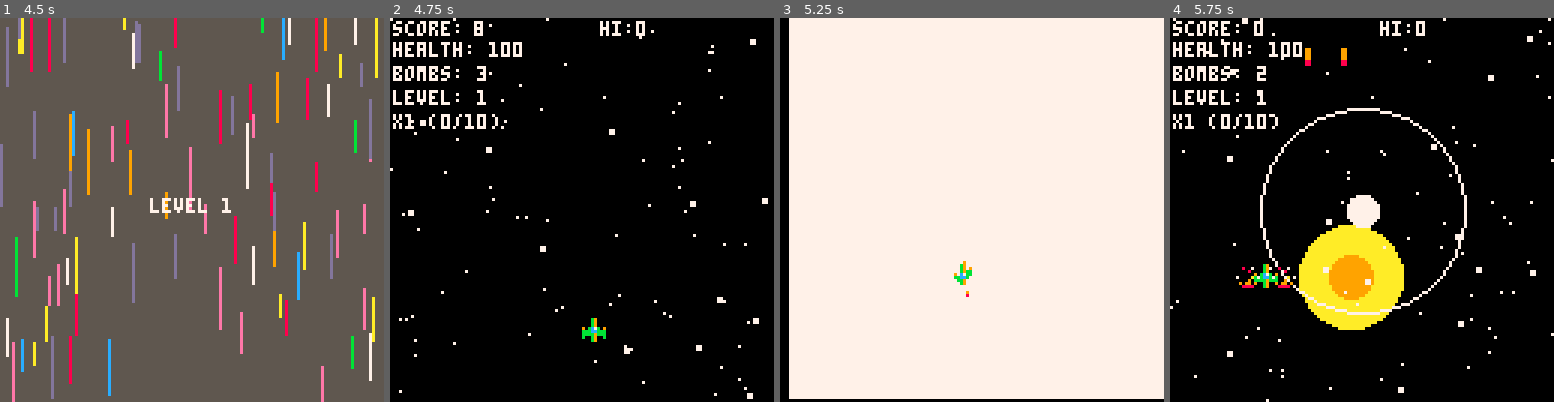
Above: before the commit, frames 1-4 (left to right).
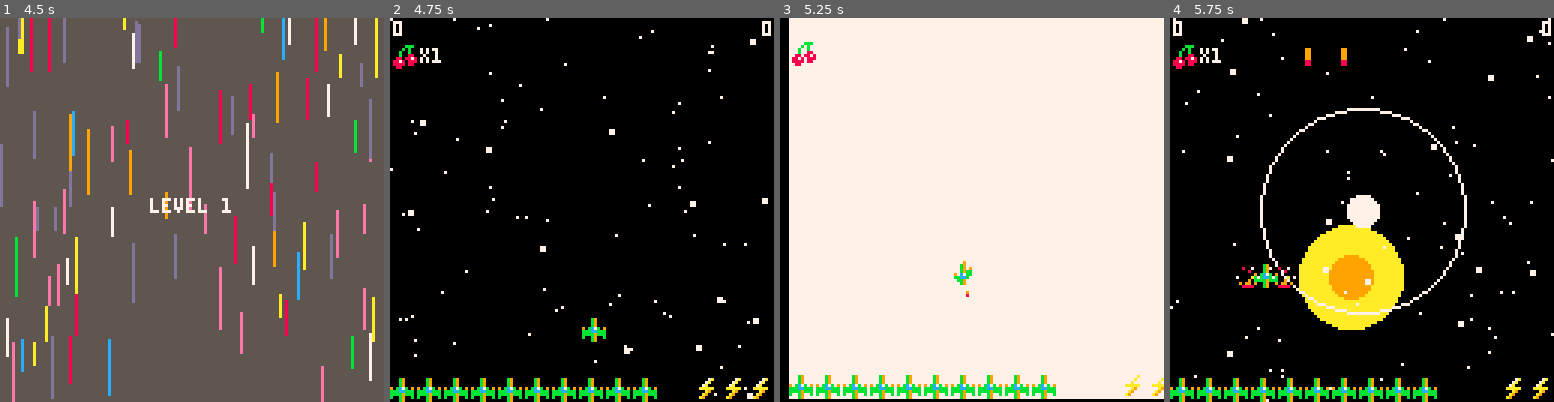
Above: after the commit, the same moments.

Repository: goblindriver/murdercrab
Game: PICO-8 cartridge pico8/murdercrab.p8
Same seed, same stepped clock (60 frames per second), same inputs: the game is played once before the commit and once after it.
Inputs:
- Up to frame 1 (4.5 s): tap X (X key) at 0.33, 1.07, 1.85, 2.97, 4.08 s; tap O (Z key) at 0.7, 1.7, 2.1, 2.5, 2.9, 3.3, 3.7, 4.1 s; hold Right 1.6-2.1 s; hold Up 2.15-2.42 s; hold Right 2.47-3.03 s; hold Left 3.08-3.58 s; hold Down 3.63-3.97 s; hold Right from 4.02 s (still down)
- Up to frame 2 (4.75 s): tap O (Z key) at 4.5 s; release Right at 4.68 s; hold Up from 4.73 s (still down)
- Up to frame 3 (5.25 s): tap O (Z key) at 4.9 s; release Up at 5.03 s; hold Left from 5.08 s (still down); tap X (X key) at 5.2 s
- Up to frame 4 (5.75 s): tap O (Z key) at 5.3, 5.7 s; release Left at 5.68 s; hold Down from 5.73 s (still down)

Frame 1 is identical in both runs. In frame 2, 4.9% of the frame differs, in the area x 0-100%, y 0-100%; in frame 3, 2.3%; in frame 4, 4.8%.

Commit message:
ui: strip text labels, iconic HUD with ship lives and cherry multiplier
Remove all word labels (health, bombs, level, score, hi). Score and
hi-score are just numbers top-left/right. Lives shown as ship sprites
bottom-left (capped at 10 displayed). Bombs as bomb sprites bottom-
right. Cherry sprite + multiplier replaces streak counter. Level
display removed entirely. HP stays at 100 for TLB testing.

Co-Authored-By: Claude Opus 4.6 (1M context) <noreply@anthropic.com>

Diff:
--- a/pico8/murdercrab.p8
+++ b/pico8/murdercrab.p8
@@ -1634,22 +1634,12 @@
 
   -- draw HUD
   local hiscore = high_scores[1].score
-  local hi_text = score_fmt(hiscore)
-  local sc_text = score_fmt(sc())
-
   local hi_col = score_gt(sc(), hiscore) and (time() * 8 % 2 < 1 and 10 or 9) or 7
-  print("hi:", 70, 1, hi_col)
-  print(hi_text, 82, 1, hi_col)
-  print("score:", 1, 1, 7)
-  print(sc_text, 28, 1, 7)
-
-  -- health (flash red when low)
-  local hp_col = player.health <= 2 and (time() * 6 % 2 < 1 and 8 or 7) or 7
-  print("health: " .. player.health, 1, 8, hp_col)
-  print("bombs: " .. player.bombs, 1, 16, 7)
-  local lvl_txt = game_loop > 1 and current_level .. "-" .. game_loop or "" .. current_level
-  print("level: " .. lvl_txt, 1, 24, game_loop > 1 and 11 or 7)
-  print("x" .. score_multiplier .. " (" .. score_streak .. "/" .. S_STRK .. ")", 1, 32, 7)
+  print(score_fmt(sc()), 1, 1, 7)
+  print(score_fmt(hiscore), 128 - #score_fmt(hiscore) * 4, 1, hi_col)
+  for i = 1, min(player.health, 10) do spr(1, (i - 1) * 9, 120) end
+  for i = 1, player.bombs do spr(5, 128 - i * 9, 120) end
+  spr(7, 1, 9) print("x" .. score_multiplier, 10, 10, 7)
 
   if game_over and game_over_grace <= 0 then
     local y_off = sin(time()) * 2
